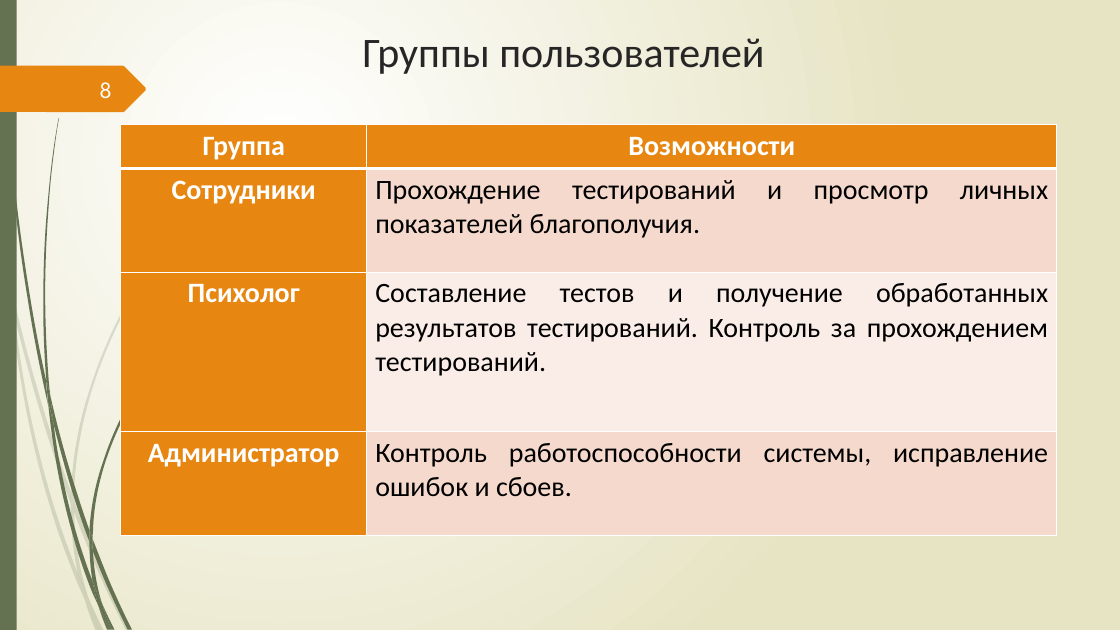
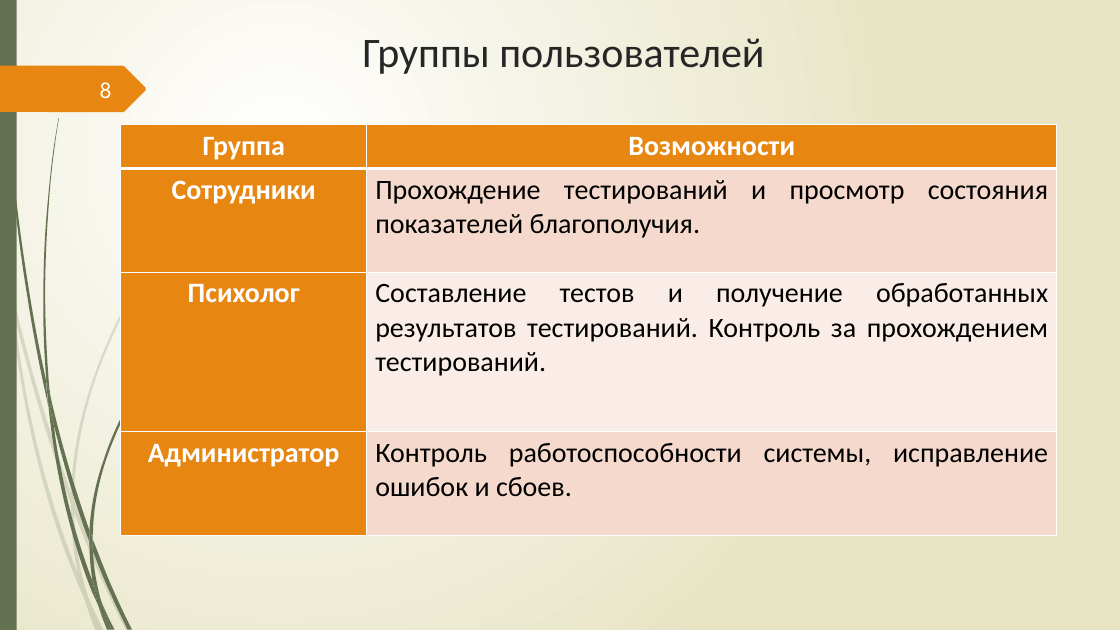
Before and after one commit to Csar9000/Quality-of-life-assessment-system, a slide deck: slide 8 of Документы/Презентация ВКР.pptx. Drawn at 1120x630 pixels with LibreOffice and Linux fonts; fonts in the diff are those of the drawing. Boxes give left, top, right and bottom in pixels: in the first picture for what was removed or moved away, otherwise in the second. Text is boxed around its words. In the diff, an @@ line names an element or a change of style, - is before the commit and + after.

```diff
--- a/Документы/Презентация ВКР.pptx
+++ b/Документы/Презентация ВКР.pptx
@@ table at (120,124,1056,536) @@
-row 2, column 2: Прохождение тестирований и просмотр личных показателей благополучия.
+row 2, column 2: Прохождение тестирований и просмотр состояния показателей благополучия.
```
Also in this commit, not shown: 10 other slides changed, 2 slides added, 2 other files.
